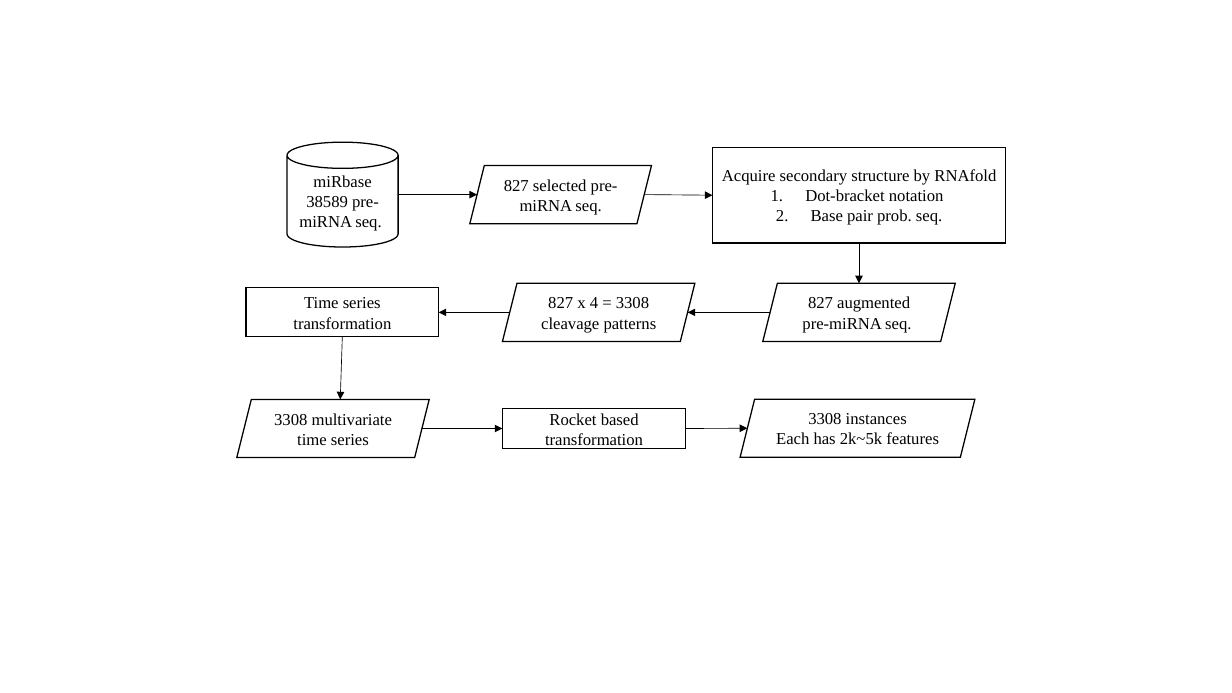
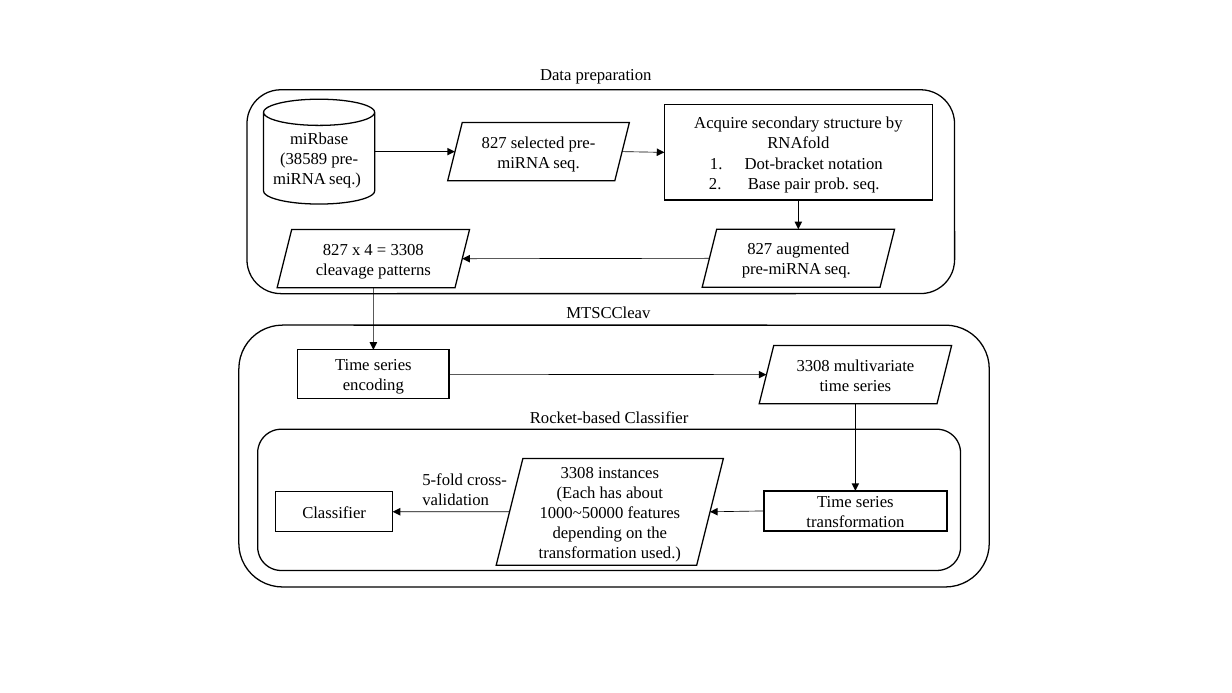
Before and after one commit to cyuab/time-series-classification-cleavage, a slide deck: slide 1 of figures/pipeline.pptx. Drawn at 1232x693 pixels with LibreOffice and Linux fonts; fonts in the diff are those of the drawing. Boxes give left, top, right and bottom in pixels: in the first picture for what was removed or moved away, otherwise in the second. Text is boxed around its words. In the diff, an @@ line names an element or a change of style, - is before the commit and + after.

```diff
--- a/figures/pipeline.pptx
+++ b/figures/pipeline.pptx
@@ text added at (x1=540, y1=69, x2=652, y2=84), 13 pt, text #000000 @@
+Data preparation
@@ rounded rectangle added at (x1=247, y1=90, x2=955, y2=294), fill #FFFFFF, outline #000000 1 pt @@
@@ cylinder "miRbase" moved from (x1=287, y1=142, x2=398, y2=247) to (x1=263, y1=99, x2=374, y2=203) @@
@@ rectangle "Acquire secondary structure by RNAfold" resized from (x1=713, y1=147, x2=1006, y2=243) to (x1=665, y1=104, x2=933, y2=201) @@
@@ parallelogram "827 selected pre-miRNA seq." moved from (x1=470, y1=165, x2=653, y2=224) to (x1=448, y1=123, x2=630, y2=181) @@
@@ text in cylinder at (x1=273, y1=152, x2=361, y2=188): text changed @@
-38589 pre-miRNA seq.
+(38589 pre-miRNA seq.)
@@ arrow moved from (398, 195) - (477, 195) to (375, 152) - (455, 152) @@
@@ arrow moved from (644, 195) - (713, 195) to (622, 152) - (665, 152) @@
@@ arrow moved from (860, 243) - (860, 284) to (799, 201) - (799, 229) @@
@@ parallelogram "827 x 4 = 3308 ..." moved from (x1=503, y1=284, x2=695, y2=342) to (x1=277, y1=230, x2=470, y2=288) @@
@@ parallelogram "827 augmented pre-miRNA seq." moved from (x1=763, y1=284, x2=956, y2=342) to (x1=702, y1=229, x2=895, y2=287) @@
@@ arrow moved from (770, 312) - (688, 312) to (710, 259) - (462, 259) @@
@@ arrow moved from (342, 337) - (340, 399) to (373, 287) - (373, 350) @@
@@ rounded rectangle added at (x1=239, y1=325, x2=990, y2=587), fill #FFFFFF, outline #000000 1 pt @@
@@ arrow removed from (510, 312) to (439, 312) @@
@@ text added at (x1=566, y1=306, x2=650, y2=318), 13 pt, text #000000 @@
+MTSCCleav
@@ rectangle "Time series encoding" resized from (x1=246, y1=288, x2=438, y2=337) to (x1=298, y1=350, x2=449, y2=399) @@
@@ text in rectangle at (x1=335, y1=359, x2=412, y2=394): text changed @@
-Time series transformation
+Time series encoding
@@ parallelogram "3308 multivariate time series" moved from (x1=237, y1=399, x2=429, y2=457) to (x1=760, y1=346, x2=952, y2=404) @@
@@ arrow added from (449, 374) to (767, 374), #000000 0.5 pt @@
@@ text added at (x1=530, y1=411, x2=689, y2=423), 13 pt, text #000000 @@
+Rocket-based Classifier
@@ arrow added from (856, 404) to (856, 491), #000000 0.5 pt @@
@@ rounded rectangle added at (x1=258, y1=430, x2=961, y2=571), fill #FFFFFF, outline #000000 1 pt @@
@@ text added at (x1=422, y1=473, x2=507, y2=505), 13 pt, text #000000 @@
+5-fold cross-validation
@@ parallelogram "3308 instances" resized from (x1=740, y1=399, x2=975, y2=457) to (x1=496, y1=458, x2=724, y2=566) @@
@@ rectangle added at (x1=275, y1=492, x2=393, y2=531), fill #FFFFFF, outline #000000 1 pt, 13 pt, text #000000 @@
+Classifier
@@ text in parallelogram at (x1=539, y1=486, x2=681, y2=561): text changed @@
-Each has 2k~5k features
+(Each has about 1000~50000 features depending on the transformation used.)
@@ rectangle "Time series transformation" moved from (x1=503, y1=409, x2=686, y2=448) to (x1=764, y1=491, x2=947, y2=531) @@
@@ text in rectangle at (x1=806, y1=496, x2=904, y2=531): text changed @@
-Rocket based transformation
+Time series transformation
@@ arrow moved from (422, 429) - (503, 429) to (509, 512) - (393, 512) @@
@@ arrow moved from (686, 429) - (748, 428) to (764, 511) - (710, 512) @@
```
Also in this commit, not shown: 28 other files.
